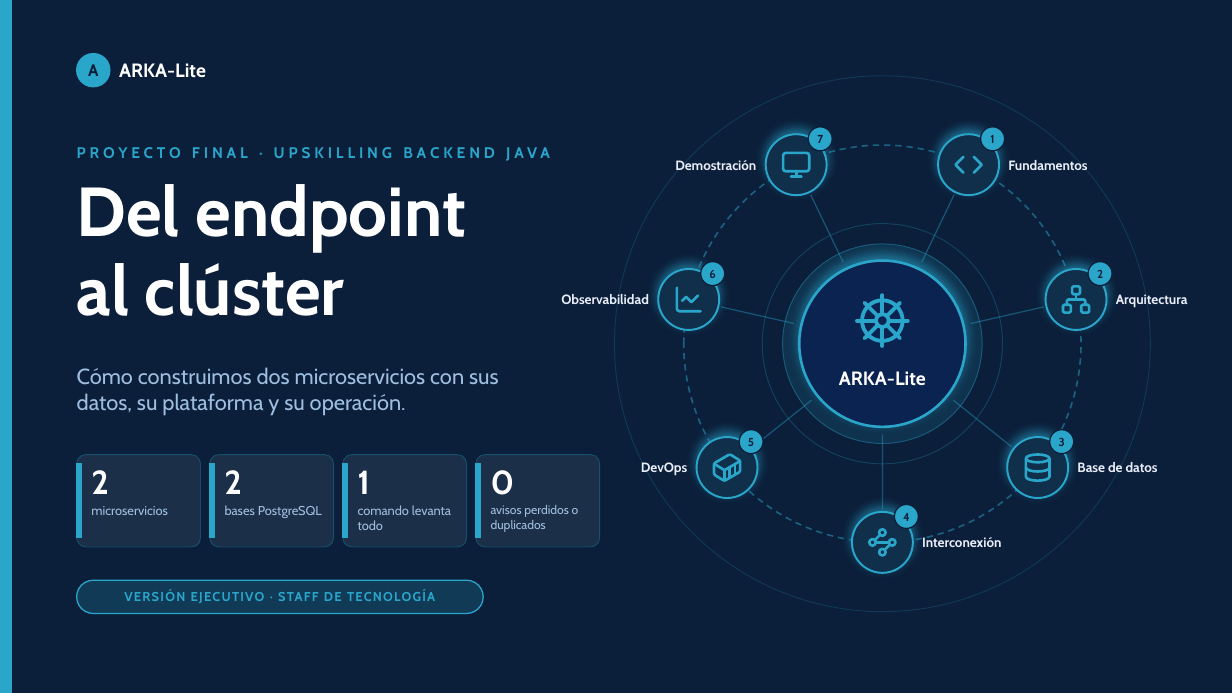
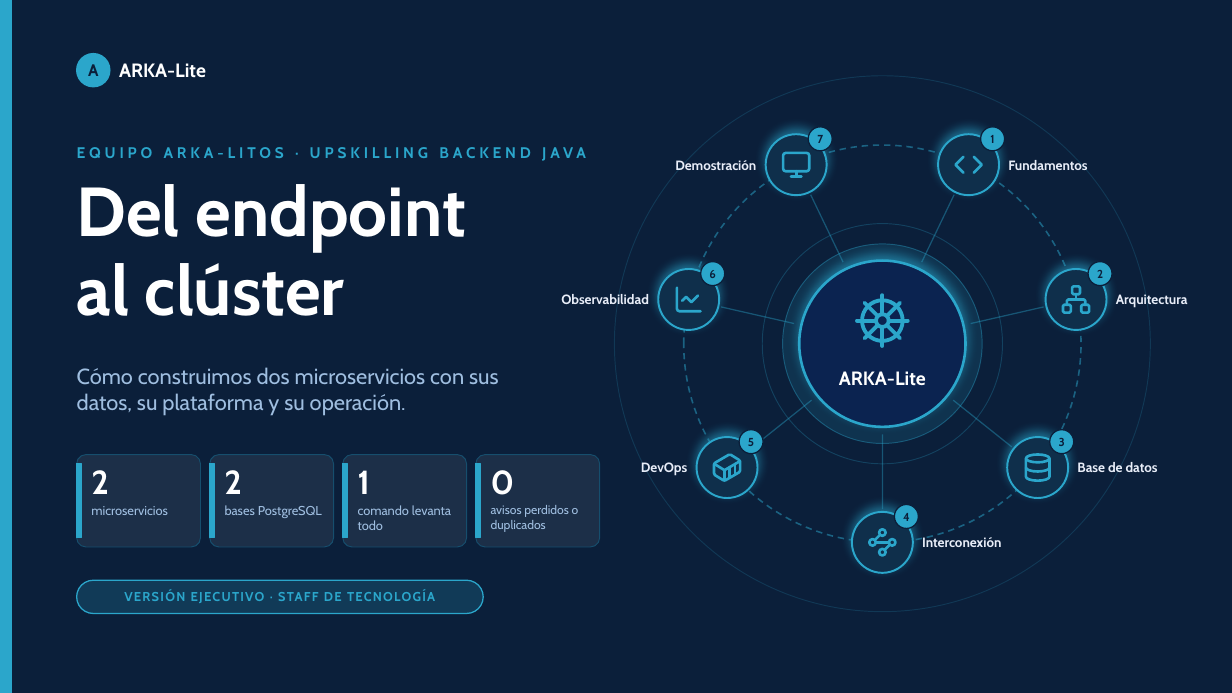
Before and after one commit to jfranceschi-dev/arka-lite, a slide deck: slide 1 of docs/presentation-data/pptx/ARKA-Lite-ejecutivo.pptx. Drawn at 1232x693 pixels with LibreOffice and Linux fonts; fonts in the diff are those of the drawing. Boxes give left, top, right and bottom in pixels: in the first picture for what was removed or moved away, otherwise in the second. Text is boxed around its words. In the diff, an @@ line names an element or a change of style, - is before the commit and + after.

```diff
--- a/docs/presentation-data/pptx/ARKA-Lite-ejecutivo.pptx
+++ b/docs/presentation-data/pptx/ARKA-Lite-ejecutivo.pptx
@@ text at <box>77,147,586,161</box>: text changed @@
-PROYECTO FINAL · UPSKILLING BACKEND JAVA
+EQUIPO ARKA-LITOS · UPSKILLING BACKEND JAVA
```
Also in this commit, not shown: 1 slide removed, 22 other files.
